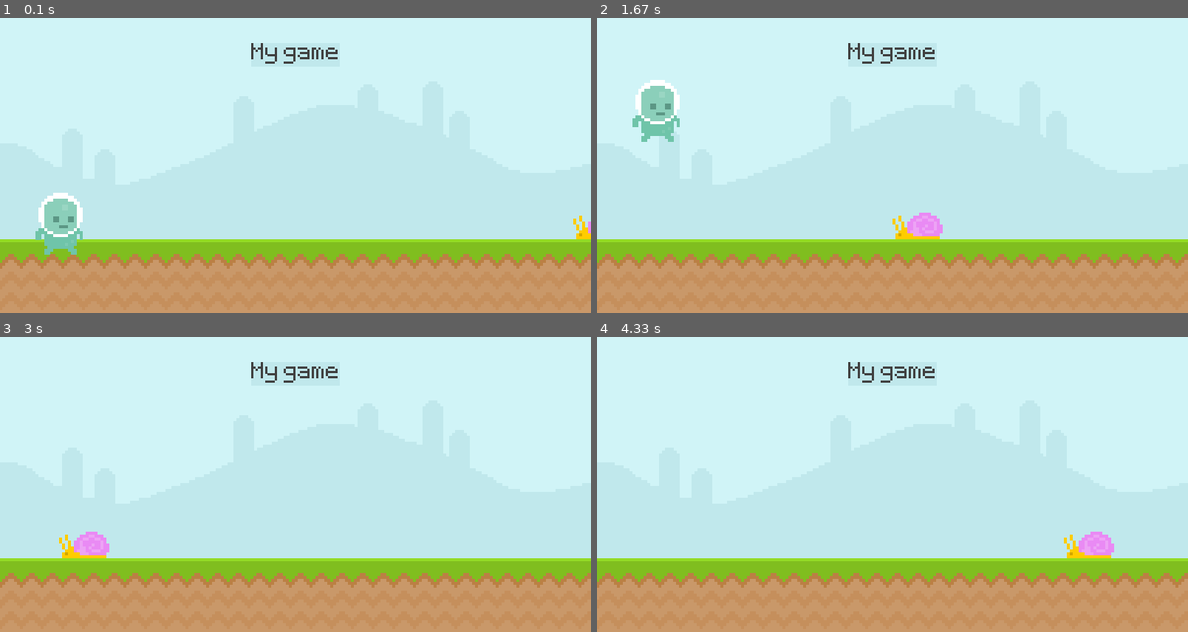
Above: before the commit, frames 1-4 (two rows, left to right).
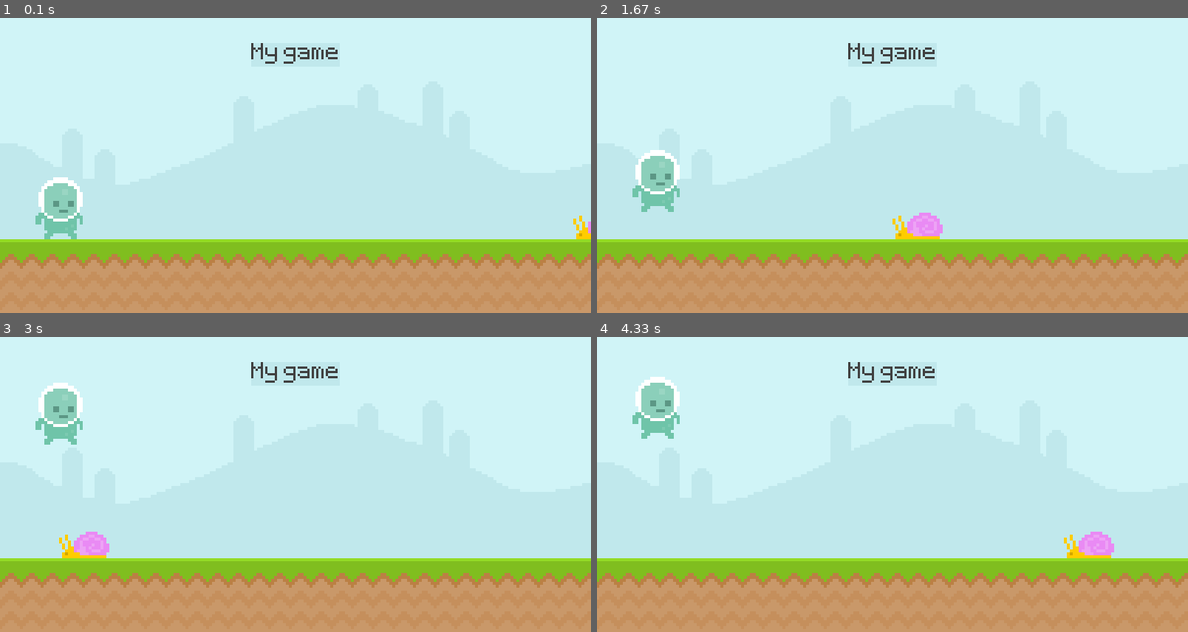
Above: after the commit, the same moments.

Repository: bstew794/PyGame_Tutorial
Game: pygame game, started from Runner.py
The game is run twice, just before and just after one commit, with the same random seed, the same clock (stepped at 60 frames per second) and the same inputs.
Inputs (mouse positions are in pixels of both pictures, inside the frame that each line leads up to):
- Up to frame 1 (0.1 s): no input
- Up to frame 2 (1.67 s): click (656, 206) at 0.38 s; tap Space at 0.67 s; click (656, 206) at 1.05 s
- Up to frame 3 (3 s): tap Space at 1.83, 2.23, 2.53 s
- Up to frame 4 (4.33 s): tap Space at 3.07, 3.37, 4.13 s

The runs differ from the first frame. In frame 1, 1.3% of the frame differs, in the area x 6-14%, y 54-81%; in frame 2, 2.5%, in the area x 6-14%, y 21-66%; in frame 3, 1.3%; in frame 4, 1.3%.

Commit message:
Connected player input to jumping

Diff:
--- a/Runner.py
+++ b/Runner.py
@@ -39,10 +39,13 @@
             exit()
 
         if event.type == pygame.MOUSEBUTTONDOWN:
-            play_grav = -20
+            if play_rect.collidepoint(event.pos):
+                if play_rect.bottom >= 300:
+                    play_grav = -20
 
         if event.type == pygame.KEYDOWN:
-            play_grav = -20
+            if play_rect.bottom >= 300:
+                    play_grav = -20
 
 
     # move the snail by a predetermined amount
@@ -54,9 +57,6 @@
     # Get player input
     keys = pygame.key.get_pressed()
 
-    # if keys[pygame.K_SPACE]:
-    #     print('jump')
-
     # display the skybox surface on the screen surface
     screen.blit(sky_surf, (0, 0))
 
@@ -64,9 +64,12 @@
     screen.blit(grnd_surf, (0, 300))
 
 
-    # increment player gravity
+    # manage player gravity
     play_grav += 1
     play_rect.bottom += play_grav
+    if play_rect.bottom >= 300:
+        play_rect.bottom = 300
+        play_grav = 0 # original tutorial did not reset the gravity
 
     # display the player on the screen surface
     screen.blit(play_surf, play_rect)
